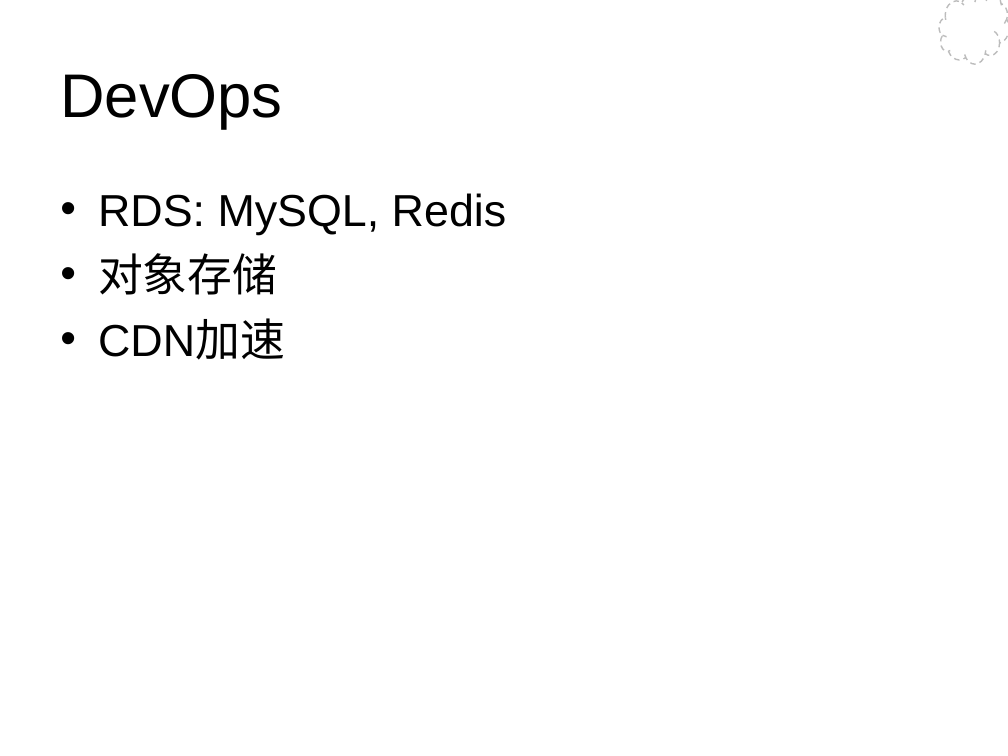
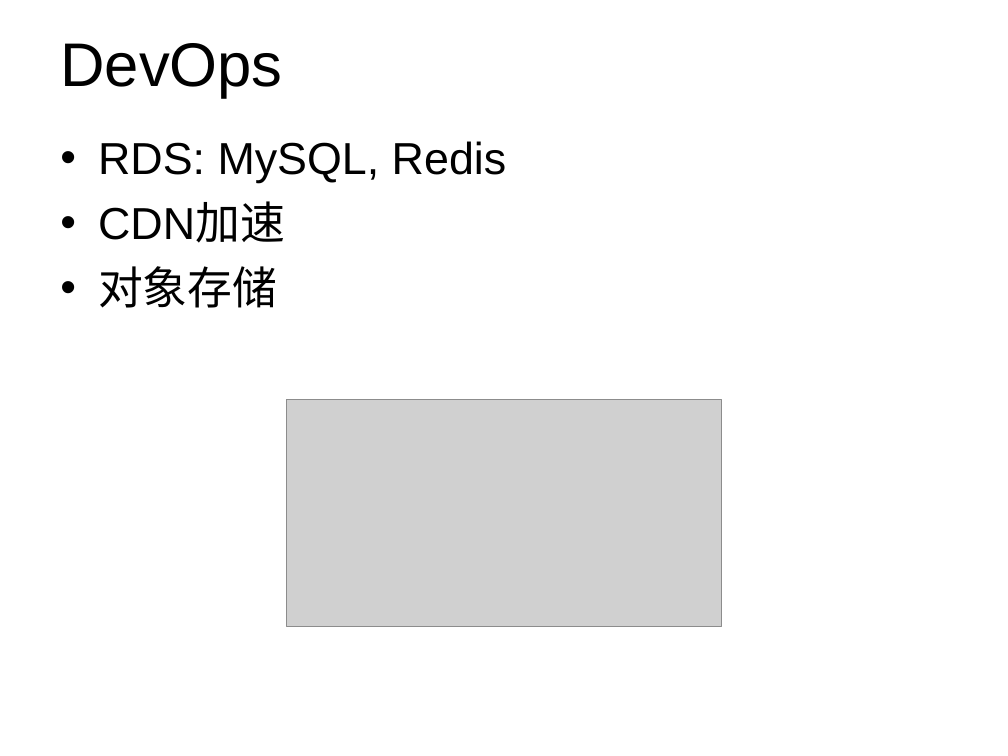
Before and after one commit to Wang-Ray/notes, a slide deck: slide 9 of Architect.ppt. Drawn at 1008x756 pixels with LibreOffice and Linux fonts; fonts in the diff are those of the drawing; grey boxes stand for pictures; background and template pictures are left out. Boxes give left, top, right and bottom in pixels: in the first picture for what was removed or moved away, otherwise in the second. Text is boxed around its words. In the diff, an @@ line names an element or a change of style, - is before the commit and + after.

```diff
--- a/Architect.ppt
+++ b/Architect.ppt
@@ title "DevOps": place and size @@
-title "DevOps" at (60,74,282,129)
+title "DevOps" at (60,43,282,97)
@@ freeform shape removed at (939,0,1008,65) @@
@@ text "RDS: MySQL, Redis": place and size @@
-text "RDS: MySQL, Redis" at (98,193,507,360)
+text "RDS: MySQL, Redis" at (98,141,507,308)
@@ text at (98,204,285,243): paragraph added @@
+• CDN加速
@@ text at (98,321,285,360): paragraph removed @@
-• CDN加速
@@ picture added at (286,399,722,626) @@
```
Also in this commit, not shown: 28 other slides changed, 1 slide added, 1 slide removed, 2 other files.
